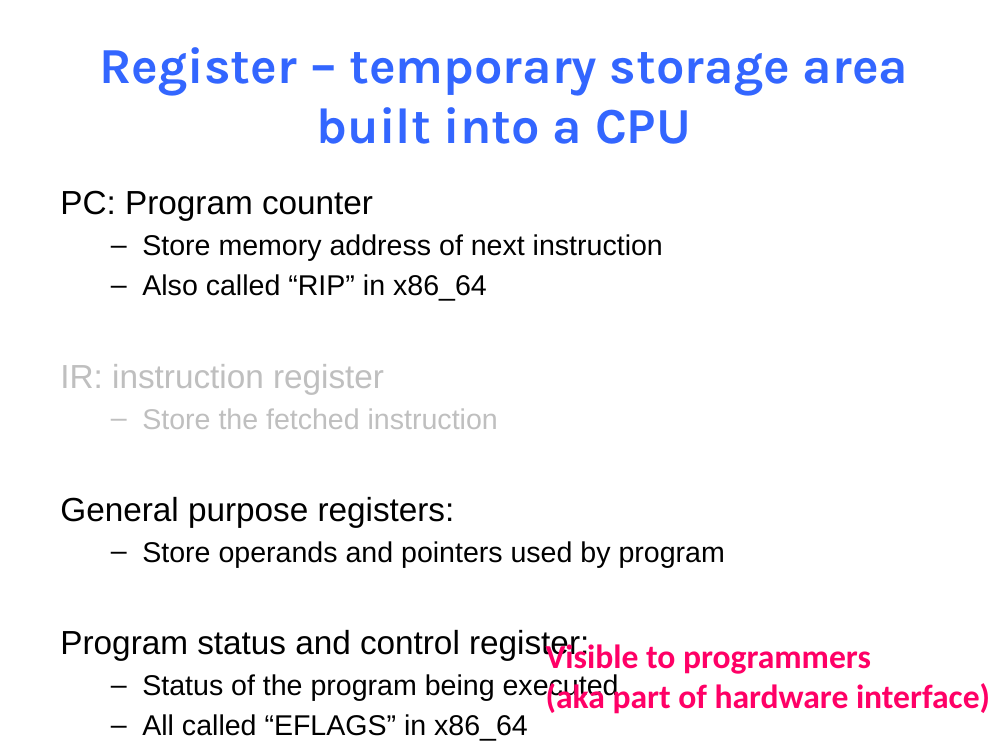
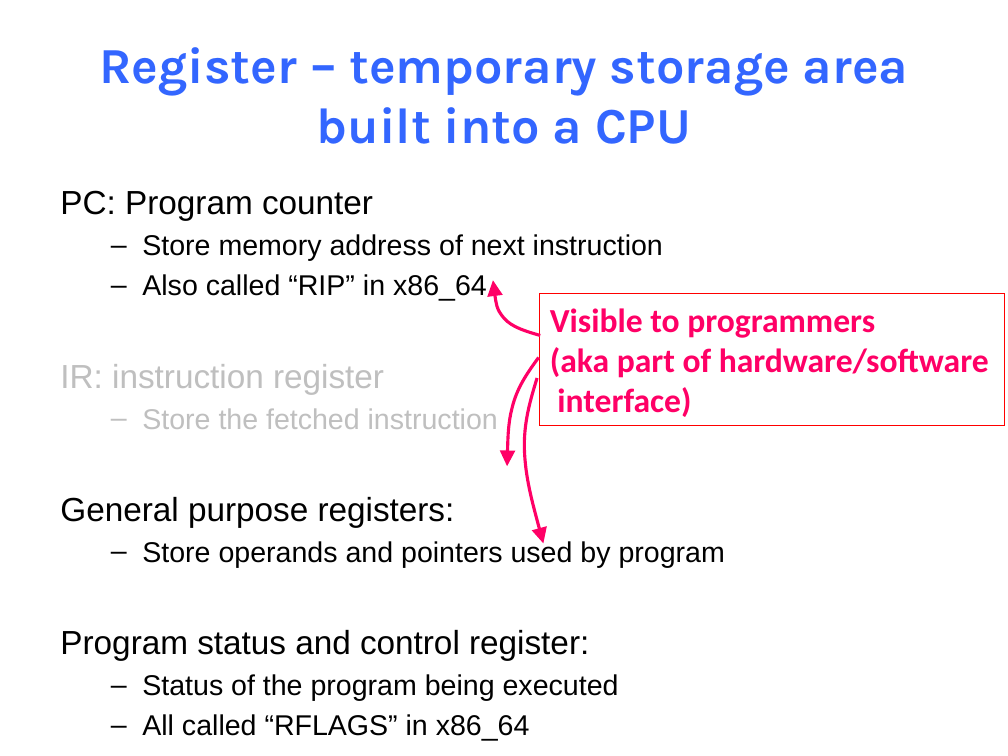
Before and after one commit to NYU-CSO/nyu-cso.github.io, a slide deck: slide 9 of notes/07-Machine_Basic.pptx (slide 10 before the commit). Drawn at 1008x756 pixels with LibreOffice and Linux fonts; fonts in the diff are those of the drawing. Boxes give left, top, right and bottom in pixels: in the first picture for what was removed or moved away, otherwise in the second. Text is boxed around its words. In the diff, an @@ line names an element or a change of style, - is before the commit and + after.

```diff
--- a/notes/07-Machine_Basic.pptx
+++ b/notes/07-Machine_Basic.pptx
@@ freeform shape added at (493,280,540,336), outline #FF0066 2.25 pt @@
@@ rectangle "Visible to programmers": place and size @@
-rectangle "Visible to programmers" at (546,640,990,714)
+rectangle "Visible to programmers" at (540,293,1005,425)
@@ rectangle "Visible to programmers" at (540,293,1005,425): outline none to #FF0000 0.75 pt @@
@@ freeform shape added at (507,358,538,467), outline #FF0066 2.25 pt @@
@@ text in rectangle at (550,347,989,417): text changed @@
-(aka part of hardware interface)
+(aka part of hardware/software
+interface)
@@ freeform shape added at (524,378,543,543), outline #FF0066 2.25 pt @@
@@ text at (142,714,530,741): text changed @@
-  – All called “EFLAGS” in x86_64
+  – All called “RFLAGS” in x86_64
```
Also in this commit, not shown: 17 other slides changed, 3 slides added, 9 slides removed, 1 other file.
